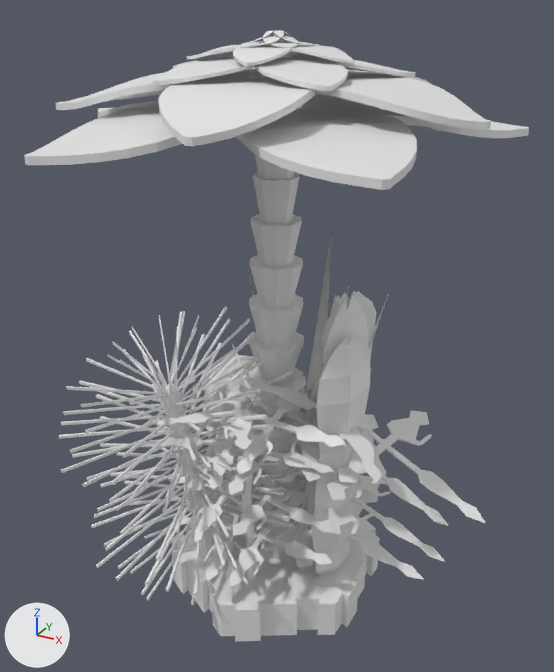
The glTF model public/laur-jungle.glb as it was, and as the next commit left it.
Before and after are seen from a 50 mm camera at (2.9, 55.47, 5.11) aimed at (-0.02, 60.77, 2.46). Lighting does not change. The marker at lower left points along +X, +Y and +Z. The older version comes first. Vertices at exactly the same position are counted once.

Objects in the first picture: 'JungleBase', 'JungleNeedleFern', 'LaurRoundCactus', 'LaurTriCactus', 'LaurTriLeaf', 'Palm_Canopy', 'Palm_Trunk', 'TicallaPineappleFern', 'TicallaTriLeaf'.
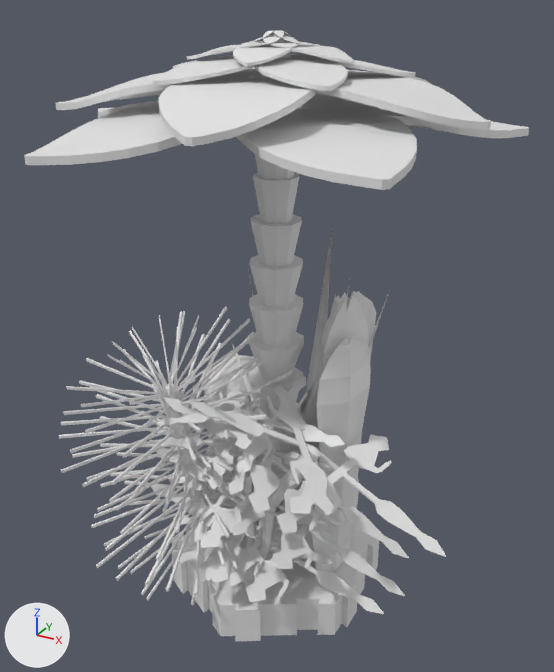
Changed parts and their boxes (x1, y1, x2, y2) in the pictures (554 x 672 px):
'TicallaTriLeaf', moved
    before: (200, 366, 485, 580)
    after: (151, 385, 446, 614)

Diff of the bpy script that builds the scene:
```diff
--- a/public/laur-jungle.glb.py
+++ b/public/laur-jungle.glb.py
@@ me_cylinder_027 @@
 # used by ob_ticallatrileaf; location = (0.0, 60.71, 0.0)
-me_cylinder_027.from_pydata(...)  # 1473 vertices, 2920 faces; spans x -0.85..1.91, y -0.61..0.6, z 0.35..2.27
+me_cylinder_027.from_pydata(...)  # 1473 vertices, 2920 faces; spans x -1.0..1.76, y -1.17..0.05, z 0.35..2.27
+# me_cylinder_027 part 1: the whole mesh is moved by (-0.15, -0.56, 0.0)
```
